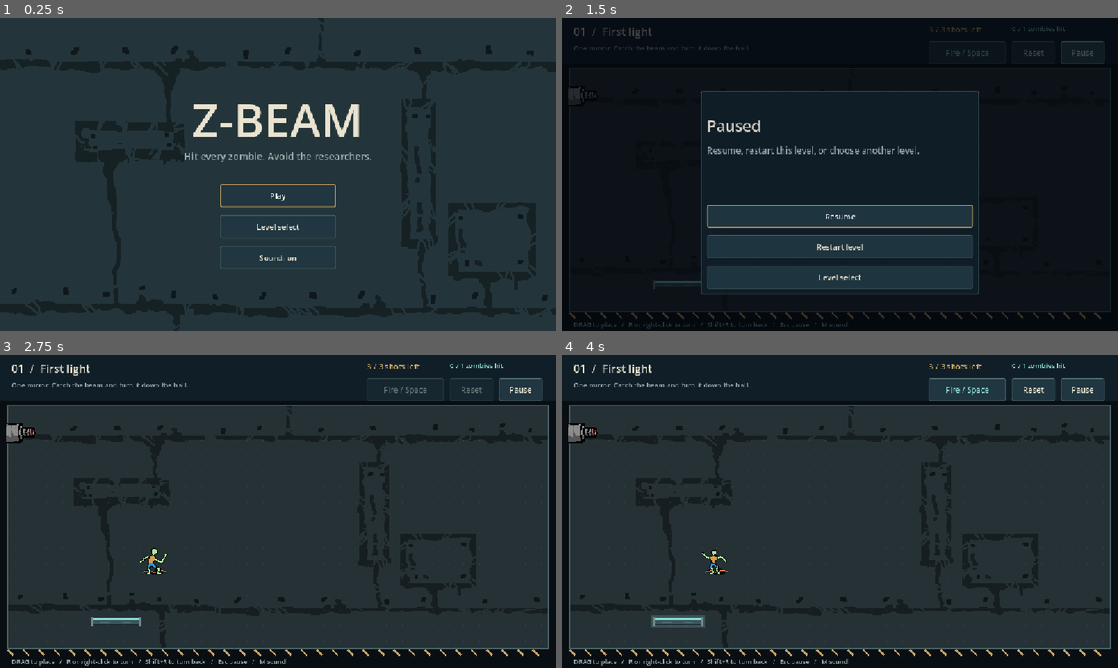
Above: before the commit, frames 1-4 (two rows, left to right).
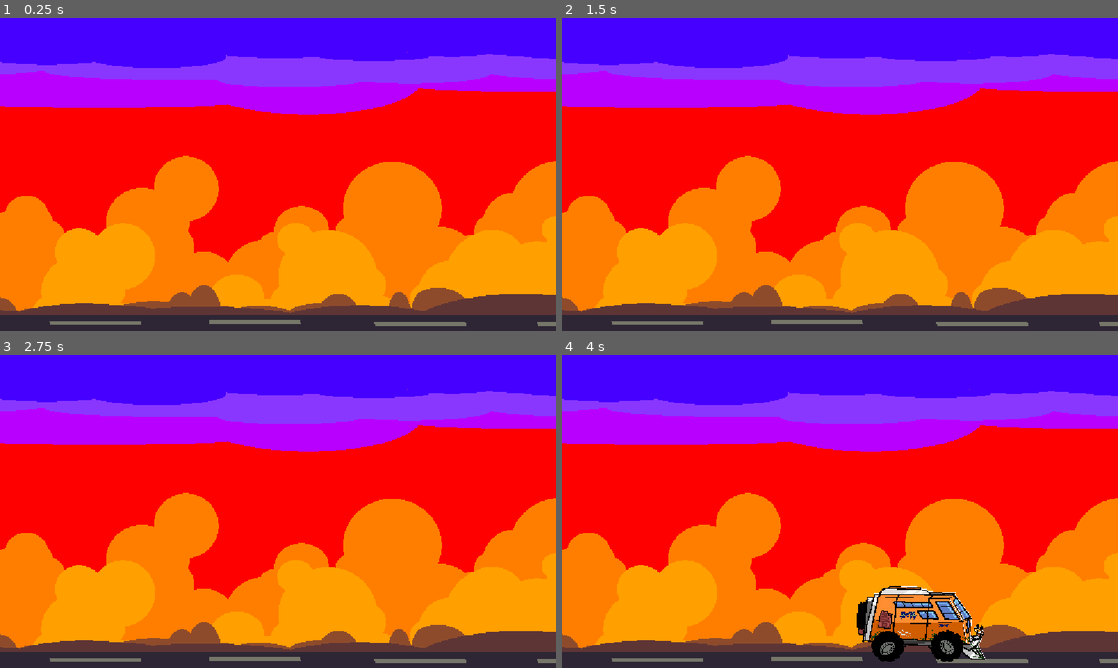
Above: after the commit, the same moments.

Repository: skbidisigma1/haven-game
Game: Godot game, scene res://scenes/StartingCutscene.tscn
Two runs of this game, one before a commit and one after it. Both use one fixed random seed, a clock stepped at 60 frames per second and the inputs below. Before the commit the project starts from res://scenes/main_menu.tscn.
Inputs (mouse positions are in pixels of both pictures, inside the frame that each line leads up to):
- Up to frame 1 (0.25 s): no input
- Up to frame 2 (1.5 s): click (840, 196) at 0.5 s, where only the run before the commit has a clickable "Play"; click (1084, 52) at 1.25 s, where only the run before the commit has a clickable "Pause"
- Up to frame 3 (2.75 s): click (278, 583) at 2 s, where only the run before the commit has a clickable "Restart level"
- Up to frame 4 (4 s): tap Enter (ui_accept) at 2.75, 2.85, 3.02, 3.32, 3.5 s; move the mouse to (962, 495) at 2.77 s; hold Right (ui_right) 2.78-3.5 s; click (962, 495) at 2.92 s; drag from (728, 527) to (678, 621) at 3.52 s

The runs differ from the first frame. In frame 1, 96% of the frame differs, in the area x 0-100%, y 0-99%; in frame 2, 100%; in frame 3, 100%, in the area x 0-100%, y 0-100%; in frame 4, 100%.

Commit message:
CutsceneProgress

Diff:
--- /dev/null
+++ b/assets/CutsceneAssets/Van.tscn
@@ -0,0 +1,58 @@
+[gd_scene format=3 uid="uid://cw1cwgxb1txa5"]
+
+[ext_resource type="Script" uid="uid://geajdkttvkuk" path="res://scripts/character_body_2d.gd" id="1_mdunx"]
+[ext_resource type="Texture2D" uid="uid://dbcr5xq0axb6u" path="res://assets/CutsceneAssets/Van.png" id="2_7ku4x"]
+
+[sub_resource type="RectangleShape2D" id="RectangleShape2D_pxlae"]
+size = Vector2(431, 236)
+
+[sub_resource type="AtlasTexture" id="AtlasTexture_psqbt"]
+atlas = ExtResource("2_7ku4x")
+region = Rect2(0, 0, 448, 256)
+
+[sub_resource type="AtlasTexture" id="AtlasTexture_3tmjg"]
+atlas = ExtResource("2_7ku4x")
+region = Rect2(448, 0, 448, 256)
+
+[sub_resource type="AtlasTexture" id="AtlasTexture_6u6mu"]
+atlas = ExtResource("2_7ku4x")
+region = Rect2(0, 256, 448, 256)
+
+[sub_resource type="AtlasTexture" id="AtlasTexture_x4i6e"]
+atlas = ExtResource("2_7ku4x")
+region = Rect2(448, 256, 448, 256)
+
+[sub_resource type="SpriteFrames" id="SpriteFrames_pxlae"]
+animations = [{
+"frames": [{
+"duration": 1.0,
+"texture": SubResource("AtlasTexture_psqbt")
+}, {
+"duration": 1.0,
+"texture": SubResource("AtlasTexture_3tmjg")
+}, {
+"duration": 1.0,
+"texture": SubResource("AtlasTexture_6u6mu")
+}, {
+"duration": 1.0,
+"texture": SubResource("AtlasTexture_x4i6e")
+}],
+"loop": 1,
+"name": &"Idle",
+"speed": 15.0
+}]
+
+[node name="CharacterBody2D" type="CharacterBody2D" unique_id=274974302]
+script = ExtResource("1_mdunx")
+
+[node name="CollisionShape2D" type="CollisionShape2D" parent="." unique_id=1077997951]
+z_index = 2
+position = Vector2(-1.5, -118)
+shape = SubResource("RectangleShape2D_pxlae")
+
+[node name="AnimatedSprite2D" type="AnimatedSprite2D" parent="." unique_id=2019357256]
+position = Vector2(5, -128)
+sprite_frames = SubResource("SpriteFrames_pxlae")
+animation = &"Idle"
+autoplay = "Idle"
+frame_progress = 0.20597266
--- /dev/null
+++ b/assets/CutsceneAssets/Zombie.tscn
@@ -0,0 +1,48 @@
+[gd_scene format=3 uid="uid://ckpln1b8qn78w"]
+
+[sub_resource type="CompressedTexture2D" id="CompressedTexture2D_0kh7i"]
+load_path = "res://.godot/imported/CutZombie.png-f74a4aa77376feb13a7be2bcf7ad58be.ctex"
+
+[sub_resource type="AtlasTexture" id="AtlasTexture_xvi6n"]
+atlas = SubResource("CompressedTexture2D_0kh7i")
+region = Rect2(0, 0, 64, 64)
+
+[sub_resource type="AtlasTexture" id="AtlasTexture_6n2pr"]
+atlas = SubResource("CompressedTexture2D_0kh7i")
+region = Rect2(64, 0, 64, 64)
+
+[sub_resource type="AtlasTexture" id="AtlasTexture_4yi8t"]
+atlas = SubResource("CompressedTexture2D_0kh7i")
+region = Rect2(0, 64, 64, 64)
+
+[sub_resource type="SpriteFrames" id="SpriteFrames_pxlae"]
+animations = [{
+"frames": [{
+"duration": 1.0,
+"texture": SubResource("AtlasTexture_xvi6n")
+}, {
+"duration": 1.0,
+"texture": SubResource("AtlasTexture_6n2pr")
+}, {
+"duration": 1.0,
+"texture": SubResource("AtlasTexture_4yi8t")
+}],
+"loop": 1,
+"name": &"default",
+"speed": 10.0
+}]
+
+[sub_resource type="RectangleShape2D" id="RectangleShape2D_pxlae"]
+size = Vector2(24, 54)
+
+[node name="Area2D" type="Area2D" unique_id=1853806185]
+
+[node name="AnimatedSprite2D" type="AnimatedSprite2D" parent="." unique_id=206137866]
+position = Vector2(0, -32)
+sprite_frames = SubResource("SpriteFrames_pxlae")
+autoplay = "default"
+frame_progress = 0.6423527
+
+[node name="CollisionShape2D" type="CollisionShape2D" parent="." unique_id=485387216]
+position = Vector2(-2, -27)
+shape = SubResource("RectangleShape2D_pxlae")
--- /dev/null
+++ b/assets/CutsceneAssets/cutZombie.tscn
@@ -0,0 +1,9 @@
+[gd_scene load_steps=3 format=3]
+[ext_resource type="Script" path="res://scripts/target.gd" id="1"]
+[sub_resource type="RectangleShape2D" id="Shape"]
+size = Vector2(40, 40)
+[node name="Zombie" type="Area2D"]
+script = ExtResource("1")
+
+[node name="CollisionShape2D" type="CollisionShape2D" parent="."]
+shape = SubResource("Shape")
--- a/project.godot
+++ b/project.godot
@@ -11,7 +11,7 @@
 [application]
 
 config/name="Z-BEAM"
-run/main_scene="res://scenes/main_menu.tscn"
+run/main_scene="uid://du6aa7ttffkc2"
 config/features=PackedStringArray("4.7", "GL Compatibility")
 config/icon="res://icon.svg"
 
--- /dev/null
+++ b/scenes/StartingCutscene.tscn
@@ -0,0 +1,256 @@
+[gd_scene format=3 uid="uid://du6aa7ttffkc2"]
+
+[ext_resource type="PackedScene" uid="uid://cw1cwgxb1txa5" path="res://assets/CutsceneAssets/Van.tscn" id="1_ae4jv"]
+[ext_resource type="Texture2D" uid="uid://w26shwf2mmsf" path="res://assets/CutsceneAssets/BackgroundParralax/Cutscene Background parrallaxback.png" id="1_t5wr7"]
+[ext_resource type="Texture2D" uid="uid://gqvhvg4huk68" path="res://assets/CutsceneAssets/BackgroundParralax/Cutscene Background parrallaxcloud3.png" id="2_q4ftq"]
+[ext_resource type="Texture2D" uid="uid://dutpebfbldi5r" path="res://assets/CutsceneAssets/BackgroundParralax/Cutscene Background parrallax-1.png (2).png" id="3_74wep"]
+[ext_resource type="Texture2D" uid="uid://bitywcgqb1oru" path="res://assets/CutsceneAssets/BackgroundParralax/Cutscene Background Cloud2.png" id="3_wo4kq"]
+[ext_resource type="Texture2D" uid="uid://bgg25t3xmcqoe" path="res://assets/CutsceneAssets/BackgroundParralax/Cutscene Background parrallaxcloud1.png" id="4_t5wr7"]
+[ext_resource type="Texture2D" uid="uid://dfmtbjllpqbnd" path="res://assets/CutsceneAssets/BackgroundParralax/Cutscene Background parrallaxhill2.png" id="6_2fhnt"]
+[ext_resource type="Texture2D" uid="uid://cfx1v7p8s62gc" path="res://assets/CutsceneAssets/BackgroundParralax/Cutscene Background road.png" id="7_73lu8"]
+
+[sub_resource type="WorldBoundaryShape2D" id="WorldBoundaryShape2D_pxlae"]
+
+[sub_resource type="Animation" id="Animation_73lu8"]
+length = 0.001
+tracks/0/type = "value"
+tracks/0/imported = false
+tracks/0/enabled = true
+tracks/0/path = NodePath("CharacterBody2D:position")
+tracks/0/interp = 1
+tracks/0/loop_wrap = true
+tracks/0/keys = {
+"times": PackedFloat32Array(0),
+"transitions": PackedFloat32Array(1),
+"update": 0,
+"values": [Vector2(0, -87)]
+}
+tracks/1/type = "value"
+tracks/1/imported = false
+tracks/1/enabled = true
+tracks/1/path = NodePath("Camera2D:enabled")
+tracks/1/interp = 1
+tracks/1/loop_wrap = true
+tracks/1/keys = {
+"times": PackedFloat32Array(0),
+"transitions": PackedFloat32Array(1),
+"update": 1,
+"values": [true]
+}
+tracks/2/type = "value"
+tracks/2/imported = false
+tracks/2/enabled = true
+tracks/2/path = NodePath("CharacterBody2D/Camera2D:enabled")
+tracks/2/interp = 1
+tracks/2/loop_wrap = true
+tracks/2/keys = {
+"times": PackedFloat32Array(0),
+"transitions": PackedFloat32Array(1),
+"update": 1,
+"values": [false]
+}
+tracks/3/type = "value"
+tracks/3/imported = false
+tracks/3/enabled = true
+tracks/3/path = NodePath("Camera2D:position")
+tracks/3/interp = 1
+tracks/3/loop_wrap = true
+tracks/3/keys = {
+"times": PackedFloat32Array(0),
+"transitions": PackedFloat32Array(1),
+"update": 0,
+"values": [Vector2(2729, -1015)]
+}
+
+[sub_resource type="Animation" id="Animation_2fhnt"]
+resource_name = "Start"
+length = 5.0
+tracks/0/type = "method"
+tracks/0/imported = false
+tracks/0/enabled = true
+tracks/0/path = NodePath("CharacterBody2D")
+tracks/0/interp = 1
+tracks/0/loop_wrap = true
+tracks/0/keys = {
+"times": PackedFloat32Array(0.06666666, 4),
+"transitions": PackedFloat32Array(1, 1),
+"values": [{
+"args": [false],
+"method": &"set_physics_process"
+}, {
+"args": [true],
+"method": &"set_physics_process"
+}]
+}
+tracks/1/type = "value"
+tracks/1/imported = false
+tracks/1/enabled = true
+tracks/1/path = NodePath("CharacterBody2D:position")
+tracks/1/interp = 1
+tracks/1/loop_wrap = true
+tracks/1/keys = {
+"times": PackedFloat32Array(2.8, 4),
+"transitions": PackedFloat32Array(1, 1),
+"update": 0,
+"values": [Vector2(0, -87), Vector2(3000, -48)]
+}
+tracks/2/type = "value"
+tracks/2/imported = false
+tracks/2/enabled = true
+tracks/2/path = NodePath("Camera2D:enabled")
+tracks/2/interp = 1
+tracks/2/loop_wrap = true
+tracks/2/keys = {
+"times": PackedFloat32Array(0, 4.9),
+"transitions": PackedFloat32Array(1, 1),
+"update": 1,
+"values": [true, false]
+}
+tracks/3/type = "value"
+tracks/3/imported = false
+tracks/3/enabled = true
+tracks/3/path = NodePath("CharacterBody2D/Camera2D:enabled")
+tracks/3/interp = 1
+tracks/3/loop_wrap = true
+tracks/3/keys = {
+"times": PackedFloat32Array(0, 4.766667),
+"transitions": PackedFloat32Array(1, 1),
+"update": 1,
+"values": [false, true]
+}
+tracks/4/type = "value"
+tracks/4/imported = false
+tracks/4/enabled = true
+tracks/4/path = NodePath("Camera2D:position")
+tracks/4/interp = 1
+tracks/4/loop_wrap = true
+tracks/4/keys = {
+"times": PackedFloat32Array(4, 4.9),
+"transitions": PackedFloat32Array(1, 1),
+"update": 0,
+"values": [Vector2(2729, -1015), Vector2(3632, -906)]
+}
+tracks/5/type = "method"
+tracks/5/imported = false
+tracks/5/enabled = true
+tracks/5/path = NodePath("CharacterBody2D")
+tracks/5/interp = 1
+tracks/5/loop_wrap = true
+tracks/5/keys = {
+"times": PackedFloat32Array(4, 4.9),
+"transitions": PackedFloat32Array(1, 1),
+"values": [{
+"args": [],
+"method": &"pause_animation"
+}, {
+"args": [],
+"method": &"resume_animation"
+}]
+}
+
+[sub_resource type="AnimationLibrary" id="AnimationLibrary_73lu8"]
+_data = {
+&"RESET": SubResource("Animation_73lu8"),
+&"Start": SubResource("Animation_2fhnt")
+}
+
+[node name="Cutscene" type="Node2D" unique_id=1093653990]
+
+[node name="Parallax" type="Node2D" parent="." unique_id=39008634]
+
+[node name="Parallax2D4" type="Parallax2D" parent="Parallax" unique_id=677390036]
+texture_filter = 1
+scroll_scale = Vector2(0, 1)
+scroll_offset = Vector2(0, -291)
+repeat_size = Vector2(3840, 0)
+
+[node name="Sprite2D" type="Sprite2D" parent="Parallax/Parallax2D4" unique_id=1417052916]
+position = Vector2(0, -249)
+texture = ExtResource("1_t5wr7")
+
+[node name="Parallax2D3" type="Parallax2D" parent="Parallax" unique_id=1494206829]
+texture_filter = 1
+scroll_scale = Vector2(0.1, 1)
+scroll_offset = Vector2(0, -291)
+repeat_size = Vector2(3840, 0)
+
+[node name="Sprite2D" type="Sprite2D" parent="Parallax/Parallax2D3" unique_id=182229303]
+position = Vector2(0, -249)
+texture = ExtResource("2_q4ftq")
+
+[node name="Parallax2D2" type="Parallax2D" parent="Parallax" unique_id=2087770392]
+texture_filter = 1
+scroll_scale = Vector2(0.15, 1)
+scroll_offset = Vector2(0, -291)
+repeat_size = Vector2(3840, 0)
+
+[node name="Sprite2D" type="Sprite2D" parent="Parallax/Parallax2D2" unique_id=1468492959]
+position = Vector2(0, -249)
+texture = ExtResource("3_wo4kq")
+
+[node name="Parallax2D" type="Parallax2D" parent="Parallax" unique_id=1097817307]
+texture_filter = 1
+scroll_scale = Vector2(0.3, 1)
+scroll_offset = Vector2(0, -291)
+repeat_size = Vector2(3840, 0)
+
+[node name="Sprite2D" type="Sprite2D" parent="Parallax/Parallax2D" unique_id=115278652]
+position = Vector2(0, -249)
+texture = ExtResource("4_t5wr7")
+
+[node name="Parallax2D5" type="Parallax2D" parent="Parallax" unique_id=558718473]
+texture_filter = 1
+scroll_scale = Vector2(0.4, 1)
+scroll_offset = Vector2(0, -291)
+repeat_size = Vector2(3840, 0)
+
+[node name="Sprite2D" type="Sprite2D" parent="Parallax/Parallax2D5" unique_id=703437445]
+position = Vector2(0, -249)
+texture = ExtResource("3_74wep")
+
+[node name="Parallax2D6" type="Parallax2D" parent="Parallax" unique_id=1523790097]
+texture_filter = 1
+scroll_scale = Vector2(0.9, 1)
+scroll_offset = Vector2(0, -291)
+repeat_size = Vector2(3840, 0)
+
+[node name="Sprite2D" type="Sprite2D" parent="Parallax/Parallax2D6" unique_id=1854322600]
+position = Vector2(0, -249)
+texture = ExtResource("6_2fhnt")
+
+[node name="Parallax2D7" type="Parallax2D" parent="Parallax" unique_id=1959517200]
+texture_filter = 1
+scroll_offset = Vector2(0, -291)
+repeat_size = Vector2(3840, 0)
+
+[node name="Sprite2D" type="Sprite2D" parent="Parallax/Parallax2D7" unique_id=1195330530]
+position = Vector2(0, -249)
+texture = ExtResource("7_73lu8")
+
+[node name="Area2D" type="StaticBody2D" parent="." unique_id=142422508]
+position = Vector2(0, -48)
+
+[node name="CollisionShape2D" type="CollisionShape2D" parent="Area2D" unique_id=370603250]
+shape = SubResource("WorldBoundaryShape2D_pxlae")
+
+[node name="CharacterBody2D" parent="." unique_id=274974302 instance=ExtResource("1_ae4jv")]
+position = Vector2(0, -87)
+
+[node name="Camera2D" type="Camera2D" parent="CharacterBody2D" unique_id=2040944421]
+position = Vector2(633, -464)
+enabled = false
+zoom = Vector2(0.615, 0.615)
+limit_top = -1080
+limit_bottom = 0
+position_smoothing_enabled = true
+
+[node name="Camera2D" type="Camera2D" parent="." unique_id=87539643]
+position = Vector2(2729, -1015)
+zoom = Vector2(0.615, 0.615)
+limit_top = -1080
+limit_bottom = 0
+position_smoothing_enabled = true
+
+[node name="AnimationPlayer" type="AnimationPlayer" parent="." unique_id=217962534]
+libraries/ = SubResource("AnimationLibrary_73lu8")
+autoplay = &"Start"
--- a/scenes/zombie.tscn
+++ b/scenes/zombie.tscn
@@ -1,9 +1,16 @@
-[gd_scene load_steps=3 format=3]
-[ext_resource type="Script" path="res://scripts/target.gd" id="1"]
+[gd_scene format=3 uid="uid://if8870d8itlj"]
+
+[ext_resource type="Script" uid="uid://boavrocl3arwp" path="res://scripts/target.gd" id="1"]
+[ext_resource type="PackedScene" path="res://assets/CutsceneAssets/cutZombie.tscn" id="2_httt1"]
+
 [sub_resource type="RectangleShape2D" id="Shape"]
 size = Vector2(40, 40)
-[node name="Zombie" type="Area2D"]
+
+[node name="Zombie" type="Area2D" unique_id=1498304682]
 script = ExtResource("1")
 
-[node name="CollisionShape2D" type="CollisionShape2D" parent="."]
+[node name="CollisionShape2D" type="CollisionShape2D" parent="." unique_id=1215712292]
 shape = SubResource("Shape")
+
+[node name="Zombie" parent="." unique_id=1492496078 instance=ExtResource("2_httt1")]
+position = Vector2(335, 215)
--- /dev/null
+++ b/scripts/character_body_2d.gd
@@ -0,0 +1,37 @@
+extends CharacterBody2D
+
+
+const SPEED = 1500
+const JUMP_VELOCITY = -900.0
+@onready var animated_sprite_2d: AnimatedSprite2D = $AnimatedSprite2D
+var time := 0.0
+var base_y := 0.0
+func pause_animation():
+	animated_sprite_2d.pause()
+
+func resume_animation():
+	animated_sprite_2d.play()
+
+func _ready():
+	base_y = animated_sprite_2d.position.y
+
+func _process(delta):
+	if is_on_floor():
+		time += delta
+		animated_sprite_2d.position.y = base_y + sin(time * 3) * 10
+
+func _physics_process(delta: float) -> void:
+	# Add the gravity.
+	if not is_on_floor():
+		velocity += get_gravity() * delta
+
+	# Handle jump.
+	if Input.is_action_just_pressed("ui_accept") and is_on_floor():
+		velocity.y = JUMP_VELOCITY
+
+	# Get the input direction and handle the movement/deceleration.
+	# As good practice, you should replace UI actions with custom gameplay actions.
+	var direction := Input.get_axis("ui_left", "ui_right")
+	velocity.x = SPEED
+
+	move_and_slide()
Binary file added: assets/CutsceneAssets/BackgroundParralax/Cutscene Background Cloud2.png
Not shown, added: assets/CutsceneAssets/BackgroundParralax/Cutscene Background Cloud2.png.import
Binary file added: assets/CutsceneAssets/BackgroundParralax/Cutscene Background parrallax-1.png (1).png
Not shown, added: assets/CutsceneAssets/BackgroundParralax/Cutscene Background parrallax-1.png (1).png.import
Binary file added: assets/CutsceneAssets/BackgroundParralax/Cutscene Background parrallax-1.png (2).png
Not shown, added: assets/CutsceneAssets/BackgroundParralax/Cutscene Background parrallax-1.png (2).png.import
Binary file added: assets/CutsceneAssets/BackgroundParralax/Cutscene Background parrallax-1.png (3).png
Not shown, added: assets/CutsceneAssets/BackgroundParralax/Cutscene Background parrallax-1.png (3).png.import
Binary file added: assets/CutsceneAssets/BackgroundParralax/Cutscene Background parrallax-1.png.png
Not shown, added: assets/CutsceneAssets/BackgroundParralax/Cutscene Background parrallax-1.png.png.import
Binary file added: assets/CutsceneAssets/BackgroundParralax/Cutscene Background parrallaxback.png
Not shown, added: assets/CutsceneAssets/BackgroundParralax/Cutscene Background parrallaxback.png.import
(and 17 more such lines)
